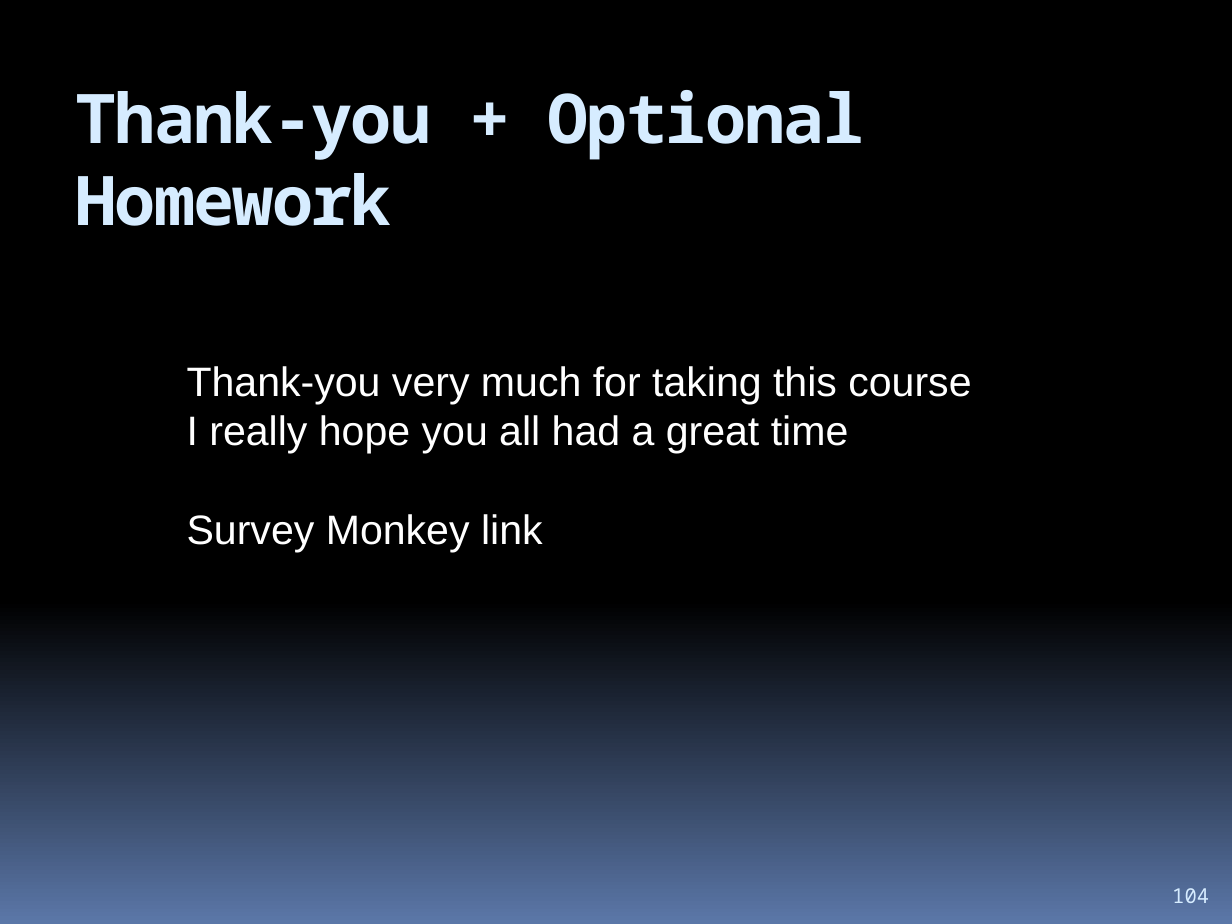
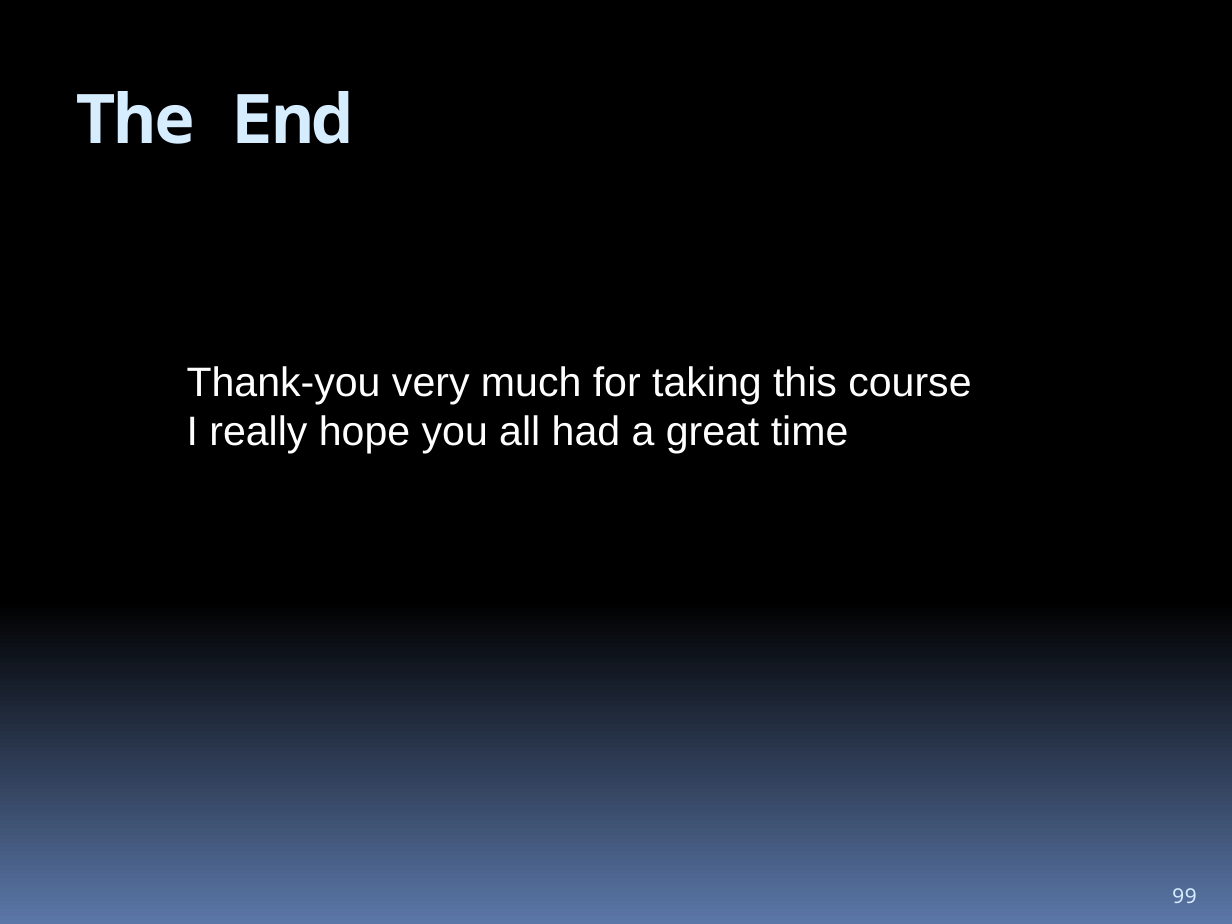
Before and after one commit to hchan/comp2613, a slide deck: slide 99 of coursePresentation.pptx (slide 104 before the commit). Drawn at 1232x924 pixels with LibreOffice and Linux fonts; fonts in the diff are those of the drawing. Boxes give left, top, right and bottom in pixels: in the first picture for what was removed or moved away, otherwise in the second. Text is boxed around its words. In the diff, an @@ line names an element or a change of style, - is before the commit and + after.

```diff
--- a/coursePresentation.pptx
+++ b/coursePresentation.pptx
@@ title at box(76, 91, 353, 144): text changed @@
-Thank-you + Optional Homework
+The End
@@ text at box(187, 514, 543, 552): paragraph removed @@
-Survey Monkey link
@@ page number at box(1172, 888, 1197, 903): text changed @@
-104
+99
```
Also in this commit, not shown: 1 other slide changed, 2 slides added, 7 slides removed, 3 other files.
